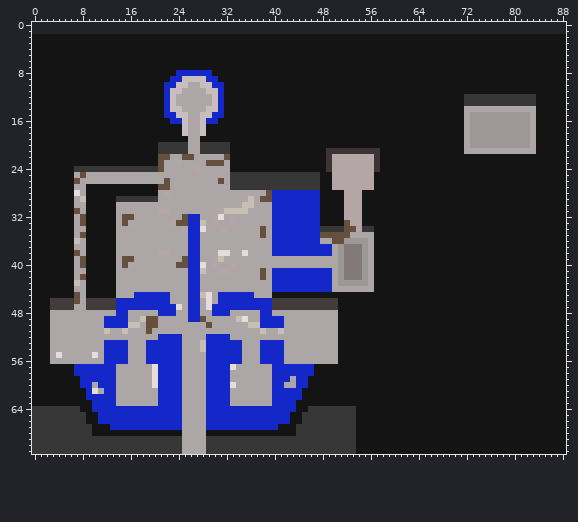
Sprite sheet, stored at ari_gravekeeper_city_church_interior.png. Above: the version before the commit.
The file is 89x70 pixels. Colours within 5 levels of each other are drawn and written as one. The old version is drawn lined up with the new one, on the new canvas.
The same view after the edit:
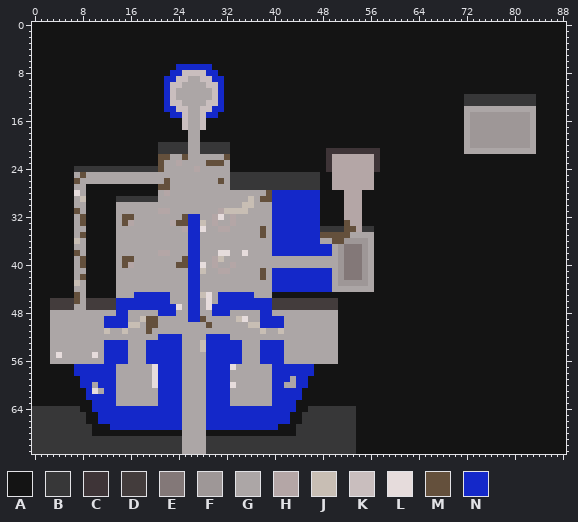
Palette (. is transparent): A #141414  B #373738  C #3e3437  D #433c3c  E #837878  F #9e9797  G #aca6a6  H #b4a6a6  J #c8beb4  K #c9bebe  L #e6dcdc  M #64503c  N #1428c9
What changed:
canvas 89x70 -> 89x72, the old top-left corner now at 0,2
Colour A is added in rows 0 to 1 at x 0 to 88.
Colour A replaces colour K in row 18 at x 25 and 28.
Colour A replaces colour N in row 15 at x 22 and 31; in row 16 at x 23 to 24 and 29 to 30.
Colour G replaces colour K in row 9 at x 26 to 27; in row 10 at x 25 and 28; in row 11 at x 24 and 29.
Colour G replaces colour M in row 22 at x 26.
Colour K replaces colour G in row 13 at x 24 and 29; in row 14 at x 25 and 28.
Colour K replaces colour N in row 8 at x 25 to 28; in row 9 at x 24 and 29; in row 10 at x 23 and 30.
Colour N replaces colour A in row 7 at x 24 to 29; in row 8 at x 23 and 30; in row 9 at x 22 and 31.
Colour N replaces colour K in row 14 at x 23 and 30; in row 15 at x 24 and 29.
